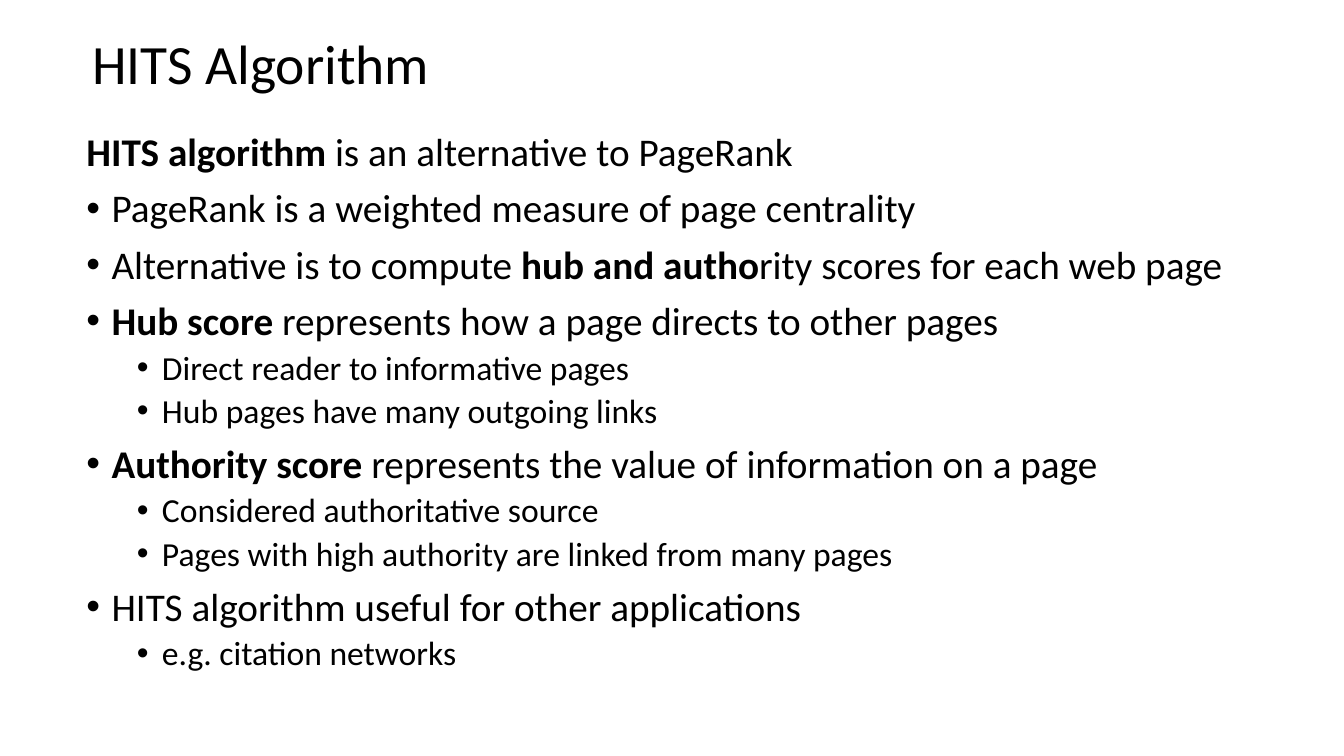
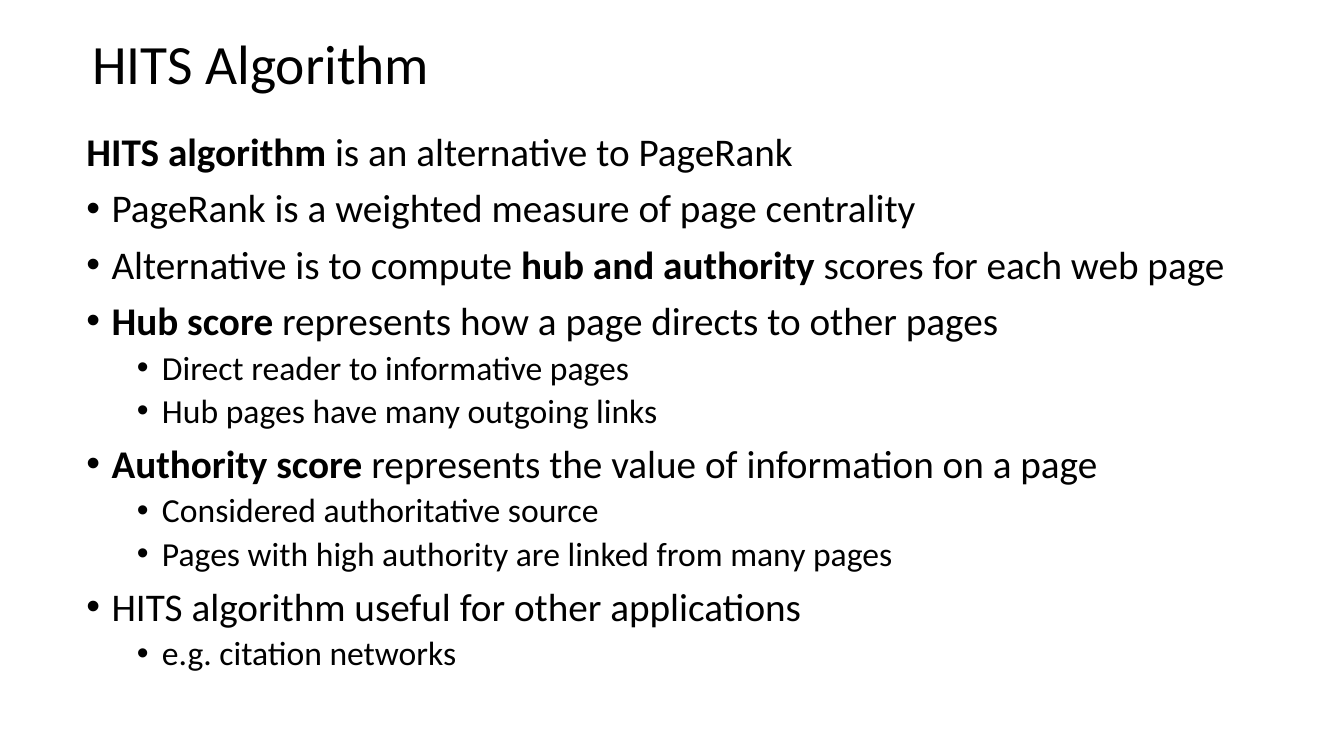
Before and after one commit to StephenElston/CSCI-E-108, a slide deck: slide 51 of slides/5_WebSearching.pptx (slide 50 before the commit). Drawn at 1344x756 pixels with LibreOffice and Linux fonts; fonts in the diff are those of the drawing. Boxes give left, top, right and bottom in pixels: in the first picture for what was removed or moved away, otherwise in the second. Text is boxed around its words. In the diff, an @@ line names an element or a change of style, - is before the commit and + after.

```diff
--- a/slides/5_WebSearching.pptx
+++ b/slides/5_WebSearching.pptx
@@ text at [112, 251, 1224, 286]: bold on in "authority" @@
```
Also in this commit, not shown: 3 other slides changed, 1 slide added.
